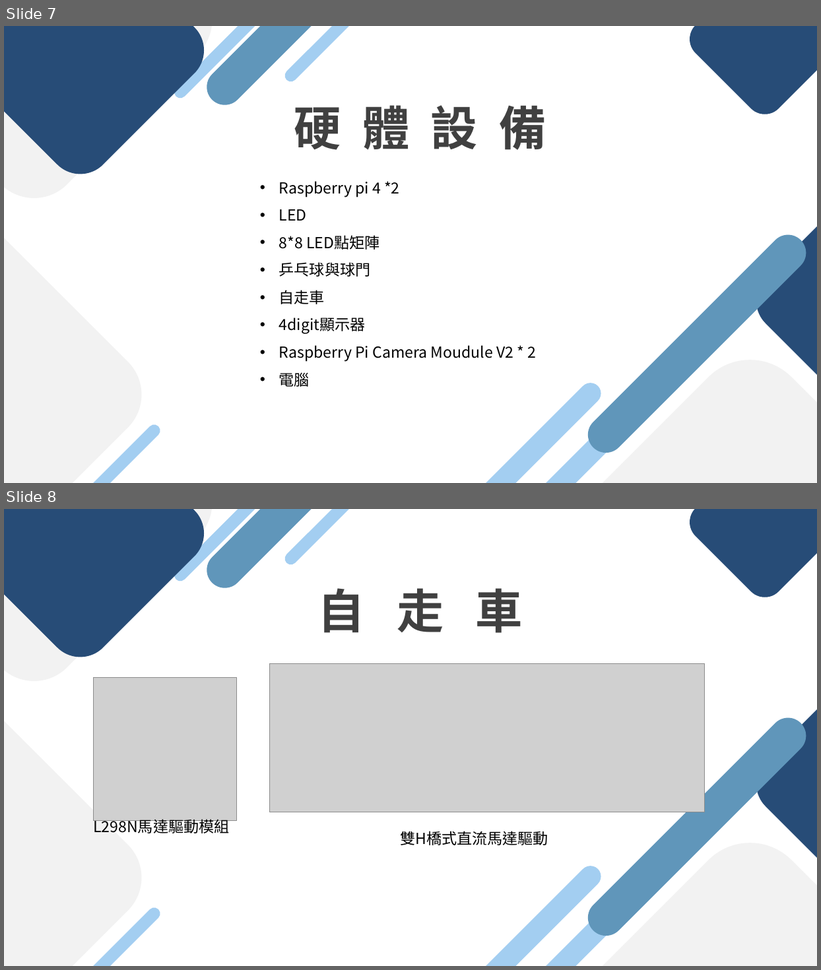
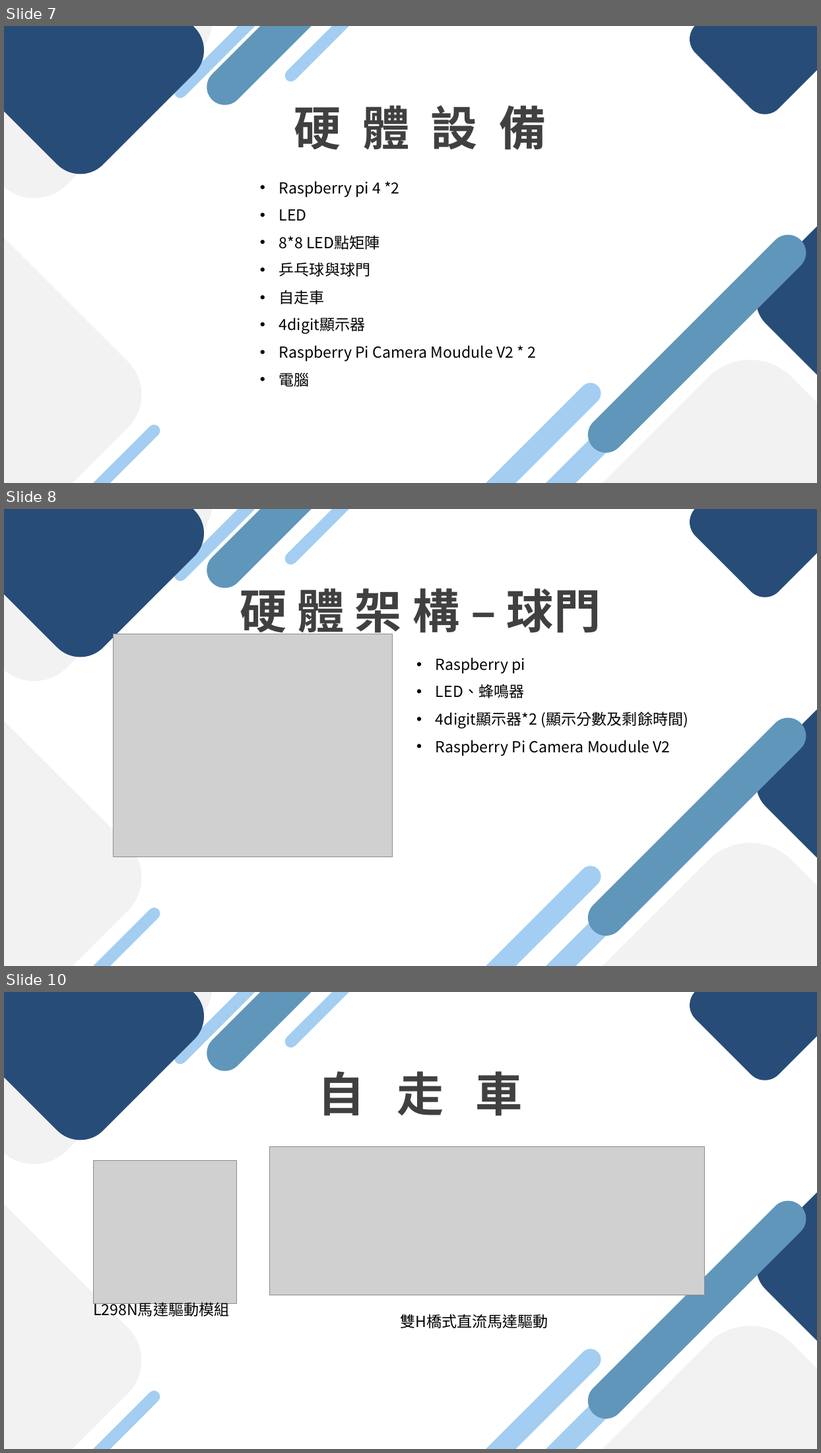
Before and after one commit to kerry96164/2024-EOS-FinalProject, a slide deck: final_project.pptx. Shown one above the other, each under a label of ours: slides 7 and 8 before the commit, slides 7, 8 and 10 after it; the slides between them are not shown. The pictures are 821x970 and 821x1453 pixels, drawn with LibreOffice and Linux fonts; fonts in the diff are those of the drawing; grey boxes stand for pictures. Boxes give left, top, right and bottom in pixels: in the first picture for what was removed or moved away, otherwise in the second. Text is boxed around its words. In the diff, an @@ line names an element or a change of style, - is before the commit and + after.

```diff
--- a/final_project.pptx
+++ b/final_project.pptx
@@ slide 8 added at bbox=[4, 509, 817, 966], background #FFFFFF @@
@@ rounded rectangle added at bbox=[4, 509, 232, 700], fill #F2F2F2 @@
@@ rounded rectangle added at bbox=[4, 509, 217, 671], fill #274C77 @@
@@ rounded rectangle added at bbox=[26, 509, 193, 592], fill #274C77 @@
@@ rounded rectangle added at bbox=[172, 509, 275, 584], fill #A3CEF1 @@
@@ rounded rectangle added at bbox=[199, 509, 324, 595], fill #6096BA @@
@@ rounded rectangle added at bbox=[283, 509, 385, 568], fill #A3CEF1 @@
@@ rounded rectangle added at bbox=[682, 509, 817, 605], fill #274C77 @@
@@ text added at bbox=[240, 581, 601, 640], 55.5 pt, text #404040, bold @@
+硬 體 架 構 – 球門
@@ picture added at bbox=[114, 634, 393, 857] @@
@@ rounded rectangle added at bbox=[743, 647, 817, 921], fill #274C77 @@
@@ text added at bbox=[436, 657, 689, 756], 18 pt, text #000000 @@
+• Raspberry pi
+• LED、蜂鳴器
+• 4digit顯示器*2 (顯示分數及剩餘時間)
+• Raspberry Pi Camera Moudule V2
@@ rounded rectangle added at bbox=[4, 681, 161, 966], fill #F2F2F2 @@
@@ rounded rectangle added at bbox=[581, 711, 814, 943], fill #6096BA @@
@@ rounded rectangle added at bbox=[502, 819, 817, 966], fill #F2F2F2 @@
@@ rounded rectangle added at bbox=[477, 862, 605, 966], fill #A3CEF1 @@
@@ rounded rectangle added at bbox=[496, 870, 657, 966], fill #A3CEF1 @@
@@ rounded rectangle added at bbox=[59, 906, 163, 966], fill #A3CEF1 @@
@@ what was slide 8 is now slide 10 @@
```
Also in this commit, not shown: 7 slides changed, 7 other slides added, 4 other files.
